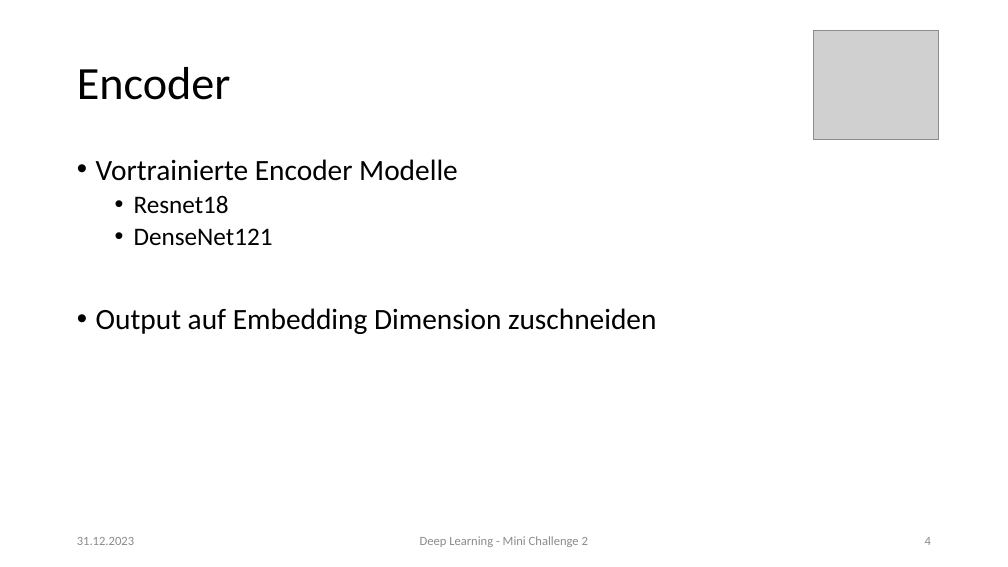
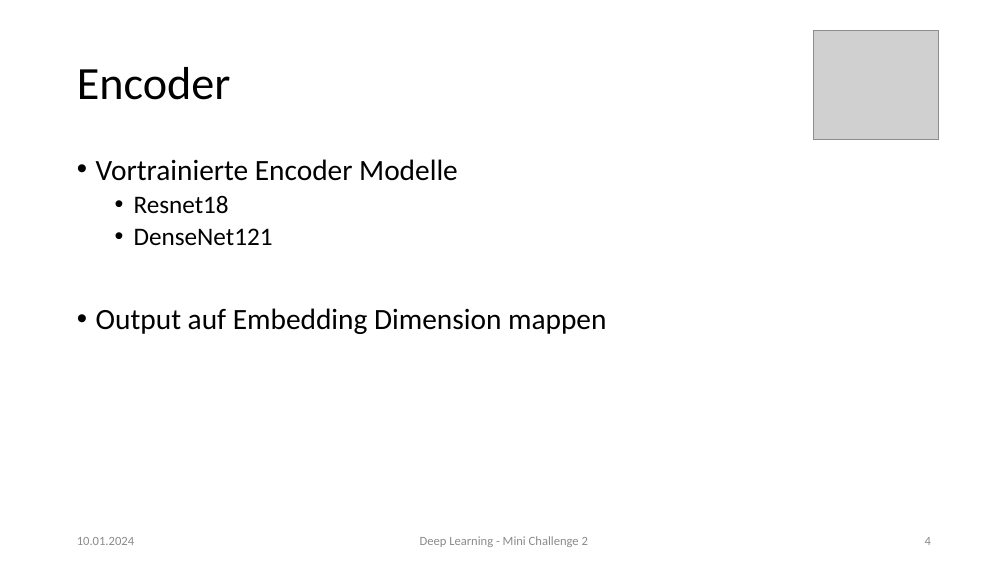
Before and after one commit to 7ben18/fhnw-del-Deep-Learning, a slide deck: slide 4 of del-Minichallenge-2/docs/del-mc2-präsi.pptx. Drawn at 1008x567 pixels with LibreOffice and Linux fonts; fonts in the diff are those of the drawing; grey boxes stand for pictures. Boxes give left, top, right and bottom in pixels: in the first picture for what was removed or moved away, otherwise in the second. Text is boxed around its words. In the diff, an @@ line names an element or a change of style, - is before the commit and + after.

```diff
--- a/del-Minichallenge-2/docs/del-mc2-präsi.pptx
+++ b/del-Minichallenge-2/docs/del-mc2-präsi.pptx
@@ text at (96,308,606,334): text changed @@
-• Output auf Embedding Dimension zuschneiden
+• Output auf Embedding Dimension mappen
@@ text at (77,537,134,545): text changed @@
-31.12.2023
+10.01.2024
```
Also in this commit, not shown: 9 other slides changed.
